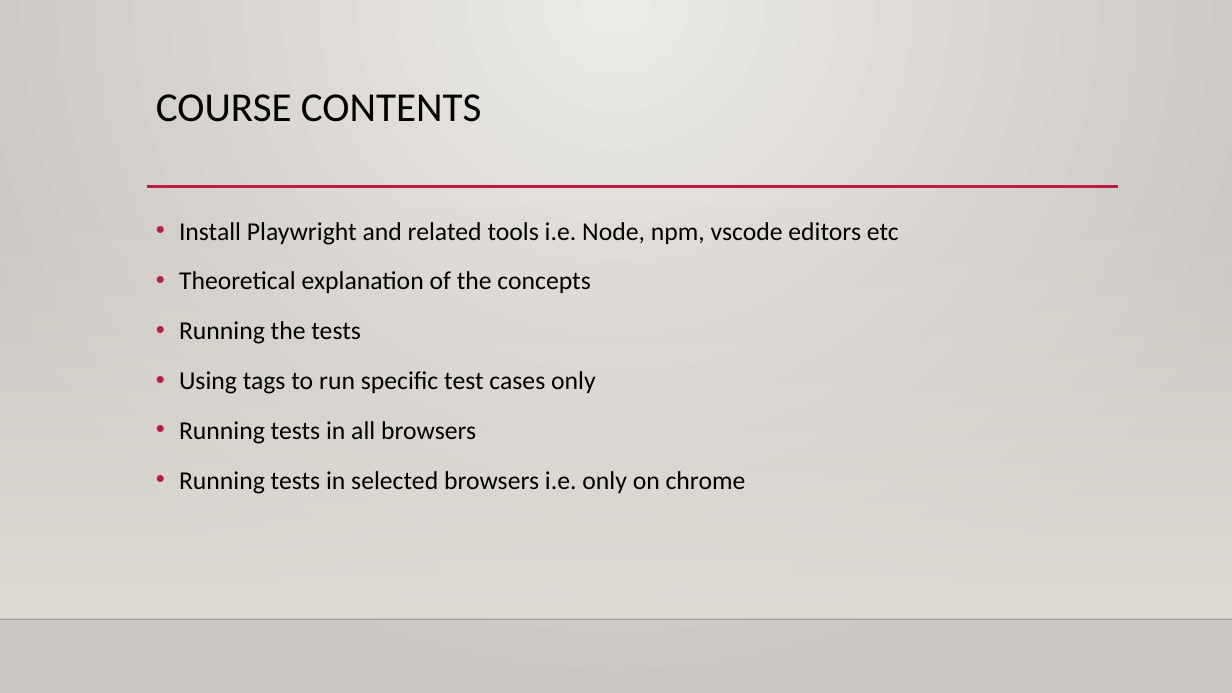
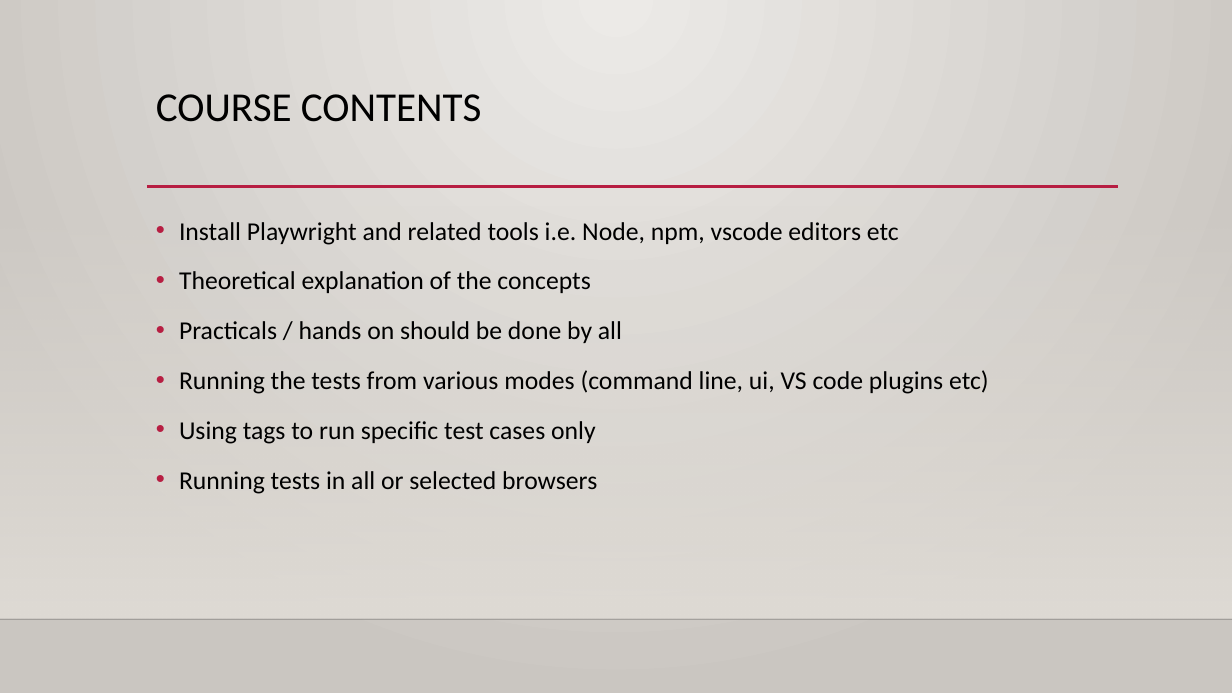
Before and after one commit to satmaramani/playwright, a slide deck: slide 8 of Playwright Automation training PPT.pptx (slide 5 before the commit). Drawn at 1232x693 pixels with LibreOffice and Linux fonts; fonts in the diff are those of the drawing; background and template pictures are left out. Boxes give left, top, right and bottom in pixels: in the first picture for what was removed or moved away, otherwise in the second. Text is boxed around its words. In the diff, an @@ line names an element or a change of style, - is before the commit and + after.

Commit message:
PPT update and cross browser code added

```diff
--- a/Playwright Automation training PPT.pptx
+++ b/Playwright Automation training PPT.pptx
@@ text at bbox=[179, 321, 989, 394]: text changed @@
-• Running the tests
+• Practicals / hands on should be done by all
+• Running the tests from various modes (command line, ui, VS code plugins etc)
@@ text at bbox=[179, 471, 597, 494]: text changed @@
-• Running tests in all browsers
-• Running tests in selected browsers i.e. only on chrome
+• Running tests in all or selected browsers
```
Also in this commit, not shown: 44 other slides changed, 19 slides added, 5 other files.
